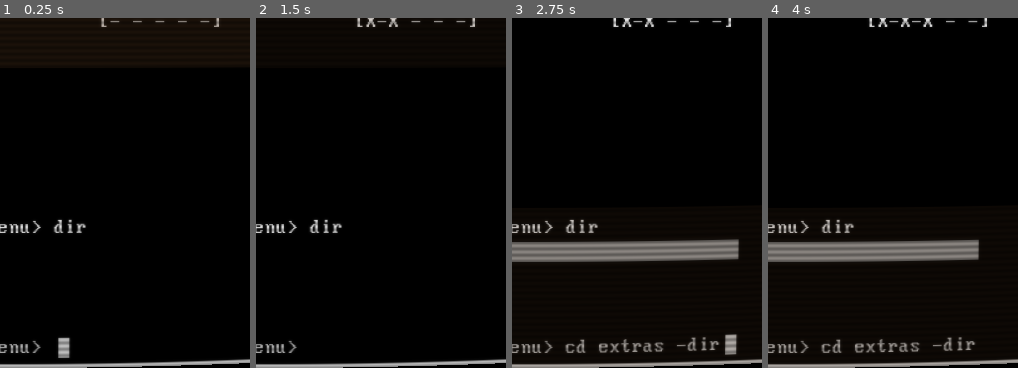
Above: before the commit, frames 1-4 (left to right).
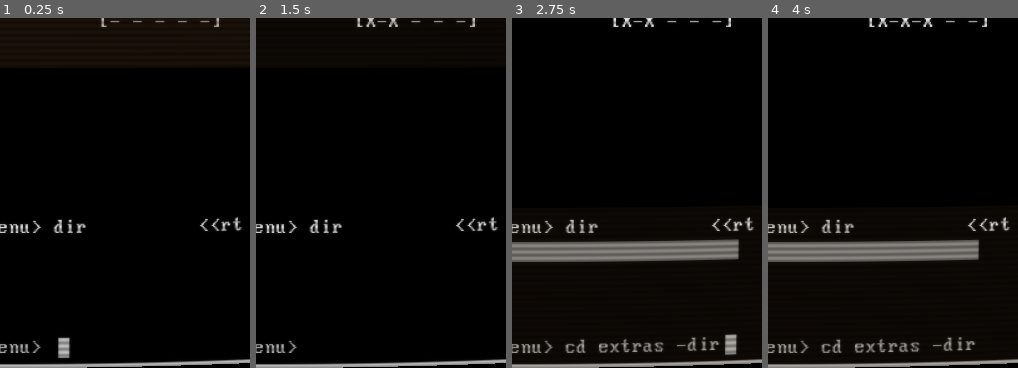
Above: after the commit, the same moments.

Repository: RusanJoshi/MAT_H.dx
Game: Godot game, scene res://main scenes/main.tscn
The game is run twice, just before and just after one commit, with the same random seed, the same clock (stepped at 60 frames per second) and the same inputs.
Inputs (mouse positions are % of the whole screen's width and height, from its top left):
- Up to frame 1 (0.25 s): no input
- Up to frame 2 (1.5 s): drag from (20, 21) to (47, 21) at 0.52 s; drag from (33, 21) to (60, 21) at 1.27 s
- Up to frame 3 (2.75 s): tap Enter at 2 s; move the mouse to (47, 21) at 2.02 s; hold Right (right_key) from 2.03 s (still down); tap Tab (tab_key) at 2.1 s; click (47, 21) at 2.17 s
- Up to frame 4 (4 s): release Right (right_key) at 2.75 s; drag from (60, 21) to (33, 21) at 2.77 s; tap Space (spacebar_key) at 3.5 s; drag from (73, 21) to (47, 21) at 3.52 s
The pictures show only the part of the screen within x 48-98%, y 50-100%; the shares and areas given below are measured in that part.

The runs differ from the first frame. In frame 1, 0.3% of the frame differs, in the area x 80-97%, y 56-61%; in frame 2, 0.3%; in frame 3, 0.3%; in frame 4, 0.3%.

Commit message:
hemlock commit 05/02

Diff:
--- a/scripts/mini_menu.gd
+++ b/scripts/mini_menu.gd
@@ -18,6 +18,7 @@
 @onready var mo_2_highlight: Panel = %MO2Highlight
 @onready var mo_3_highlight: Panel = %MO3Highlight
 @onready var mo_4_highlight: Panel = %MO4Highlight
+@onready var rb_highlight: Panel = $ReturnButtonLabel/RBHighlight
 
 @export var has_focus: bool
 
@@ -159,8 +160,6 @@
 	var cd_dir_vis: String
 	var cd_action: String
 
-
-
 	#cd_dir_vis = DIR_PATH_CONST + dir_path_end + "cd " + directory_array[directory_int_x][directory_int_y] + " -dir"
 	cd_dir_vis = pre_header_label_text + dir_path_end + "cd " + directory_array[directory_int_x][directory_int_y] + " -dir"
 
@@ -196,7 +195,7 @@
 		entered_dir = ""
 		directory_path_array.remove_at(current_last_index)
 		current_last_index = directory_path_array.size()-1
-		pre_header_label_text = new_path
+		pre_header_label_text = directory_path_array[current_last_index]
 		header_label.text = directory_path_array[current_last_index] + dir_path_end + "dir"
 
 func extras_moption_target():
@@ -307,3 +306,21 @@
 			if event.pressed:
 				play_confirmation_key_sound()
 				moption_functions_array[directory_int_x][directory_int_y].call()
+
+
+func _on_return_button_area_2d_mouse_entered() -> void:
+	rb_highlight.visible = true
+	#clear other highlights
+	menu_highlights_array[0].visible = false
+	menu_highlights_array[1].visible = false
+	menu_highlights_array[2].visible = false
+	menu_highlights_array[3].visible = false
+func _on_return_button_area_2d_mouse_exited() -> void:
+	rb_highlight.visible = false
+func _on_return_button_area_2d_input_event(viewport: Node, event: InputEvent, shape_idx: int) -> void:
+	if event is InputEventMouseButton:
+		if event.button_index == MOUSE_BUTTON_LEFT:
+			if event.pressed:
+				play_confirmation_key_sound()
+				if(directory_int_x > 0):
+					menu_traversal(2)
--- a/ui/mini_menu.tscn
+++ b/ui/mini_menu.tscn
@@ -25,11 +25,17 @@
 [sub_resource type="RectangleShape2D" id="RectangleShape2D_f2bxc"]
 size = Vector2(300, 20)
 
+[sub_resource type="RectangleShape2D" id="RectangleShape2D_e2o14"]
+size = Vector2(60, 20)
+
 [node name="MiniMenu" type="Node2D"]
 script = ExtResource("1_53omq")
 
 [node name="VPASP" type="AudioStreamPlayer" parent="."]
 script = ExtResource("2_8s568")
+
+[node name="BlinkingCursorTimer" type="Timer" parent="."]
+autostart = true
 
 [node name="VBoxContainer" type="VBoxContainer" parent="."]
 offset_right = 40.0
@@ -152,8 +158,27 @@
 label_settings = SubResource("LabelSettings_8djt8")
 metadata/_edit_lock_ = true
 
-[node name="BlinkingCursorTimer" type="Timer" parent="."]
-autostart = true
+[node name="ReturnButtonLabel" type="Label" parent="."]
+unique_name_in_owner = true
+z_index = 1
+offset_left = 427.0
+offset_right = 472.0
+offset_bottom = 20.0
+text = "<<rt"
+label_settings = SubResource("LabelSettings_fxsyv")
+
+[node name="RBHighlight" type="Panel" parent="ReturnButtonLabel"]
+visible = false
+z_as_relative = false
+layout_mode = 1
+anchors_preset = 15
+anchor_right = 1.0
+anchor_bottom = 1.0
+grow_horizontal = 2
+grow_vertical = 2
+size_flags_vertical = 3
+mouse_filter = 2
+theme_override_styles/panel = SubResource("StyleBoxFlat_6s7h4")
 
 [node name="MenuOptionOneArea2D" type="Area2D" parent="."]
 position = Vector2(150, 33)
@@ -174,13 +199,21 @@
 position = Vector2(150, 81)
 shape = SubResource("RectangleShape2D_f2bxc")
 
-[node name="MenuOptionFourArea2D2" type="Area2D" parent="."]
-
-[node name="CollisionShape2D" type="CollisionShape2D" parent="MenuOptionFourArea2D2"]
+[node name="MenuOptionFourArea2D" type="Area2D" parent="."]
+
+[node name="CollisionShape2D" type="CollisionShape2D" parent="MenuOptionFourArea2D"]
 position = Vector2(150, 105)
 shape = SubResource("RectangleShape2D_f2bxc")
 
+[node name="ReturnButtonArea2D" type="Area2D" parent="."]
+position = Vector2(452, 10)
+
+[node name="CollisionShape2D" type="CollisionShape2D" parent="ReturnButtonArea2D"]
+shape = SubResource("RectangleShape2D_e2o14")
+metadata/_edit_lock_ = true
+
 [node name="DebugLabel" type="Label" parent="."]
+visible = false
 offset_left = 78.0
 offset_top = -32.0
 offset_right = 118.0
@@ -196,6 +229,9 @@
 [connection signal="input_event" from="MenuOptionThreeArea2D" to="." method="_on_menu_option_three_input_event"]
 [connection signal="mouse_entered" from="MenuOptionThreeArea2D" to="." method="_on_menu_option_three_mouse_entered"]
 [connection signal="mouse_exited" from="MenuOptionThreeArea2D" to="." method="_on_menu_option_three_mouse_exited"]
-[connection signal="input_event" from="MenuOptionFourArea2D2" to="." method="_on_menu_option_four_input_event"]
-[connection signal="mouse_entered" from="MenuOptionFourArea2D2" to="." method="_on_menu_option_four_mouse_entered"]
-[connection signal="mouse_exited" from="MenuOptionFourArea2D2" to="." method="_on_menu_option_four_mouse_exited"]
+[connection signal="input_event" from="MenuOptionFourArea2D" to="." method="_on_menu_option_four_input_event"]
+[connection signal="mouse_entered" from="MenuOptionFourArea2D" to="." method="_on_menu_option_four_mouse_entered"]
+[connection signal="mouse_exited" from="MenuOptionFourArea2D" to="." method="_on_menu_option_four_mouse_exited"]
+[connection signal="input_event" from="ReturnButtonArea2D" to="." method="_on_return_button_area_2d_input_event"]
+[connection signal="mouse_entered" from="ReturnButtonArea2D" to="." method="_on_return_button_area_2d_mouse_entered"]
+[connection signal="mouse_exited" from="ReturnButtonArea2D" to="." method="_on_return_button_area_2d_mouse_exited"]
Not shown: 1 places in ui/mini_menu.tscn that only renumber resources
